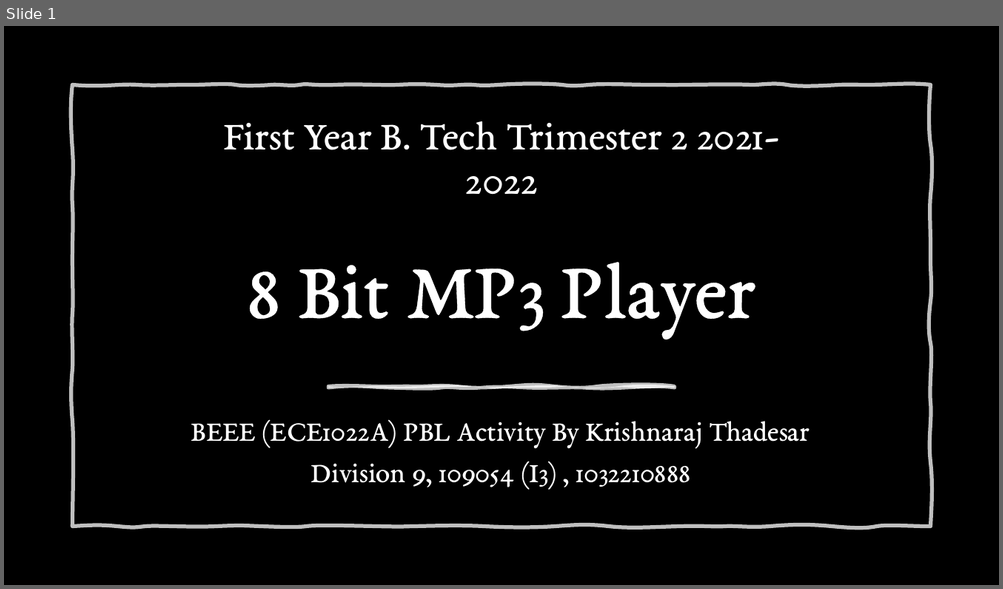
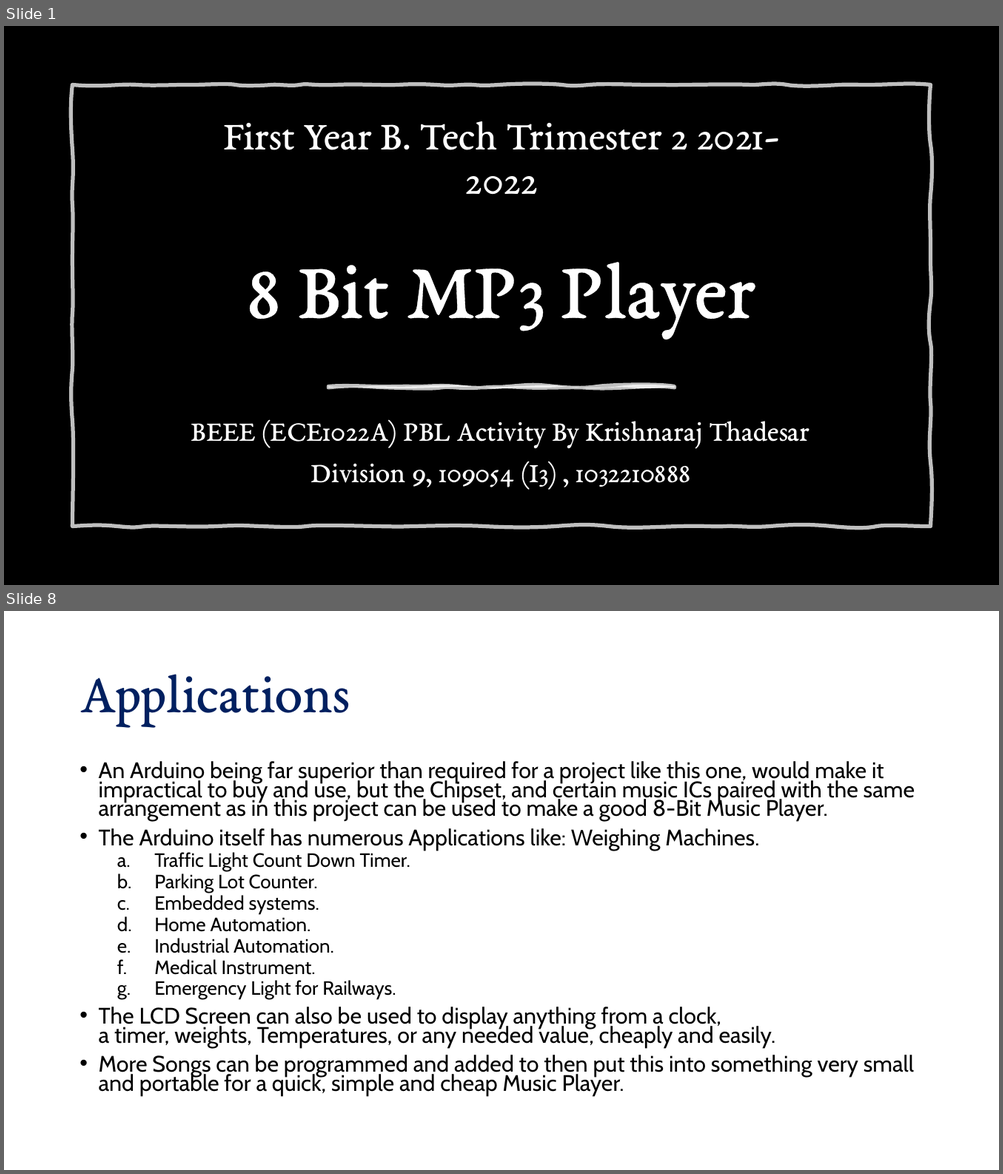
Before and after one commit to School-Related/First-Year, a slide deck: Second Trimester/Basics of Electrical and Electronics Engineering/Lab/Project/[2022] [1st Yr] PBL Activity 8 Bit MP3 Player PPT.pptx. Shown one above the other, each under a label of ours: slide 1 before the commit, slides 1 and 8 after it; the slides between them are not shown. The pictures are 1003x589 and 1003x1174 pixels, drawn with LibreOffice and Linux fonts; fonts in the diff are those of the drawing; background and template pictures are left out. Boxes give left, top, right and bottom in pixels: in the first picture for what was removed or moved away, otherwise in the second. Text is boxed around its words. In the diff, an @@ line names an element or a change of style, - is before the commit and + after.

```diff
--- a/Second Trimester/Basics of Electrical and Electronics Engineering/Lab/Project/[2022] [1st Yr] PBL Activity 8 Bit MP3 Player PPT.pptx
+++ b/Second Trimester/Basics of Electrical and Electronics Engineering/Lab/Project/[2022] [1st Yr] PBL Activity 8 Bit MP3 Player PPT.pptx
@@ slide 8 added at [4,611,999,1170], background #FFFFFF @@
@@ title added at [79,674,350,727], 54 pt, text #002060 @@
+Applications
@@ text added at [99,761,914,1096], 21.7 pt, text #000000 @@
+• An Arduino being far superior than required for a project like this one, would make it impractical to buy and use, but the Chipset, and certain music ICs paired with the same arrangement as in this project can be used to make a good 8-Bit Music Player.
+• The Arduino itself has numerous Applications like: Weighing Machines.
+  a. Traffic Light Count Down Timer.
+  b. Parking Lot Counter.
+  c. Embedded systems.
+  d. Home Automation.
+  e. Industrial Automation.
+  f. Medical Instrument.
+  g. Emergency Light for Railways.
+• The LCD Screen can also be used to display anything from a clock, a timer, weights, Temperatures, or any needed value, cheaply and easily.
+• More Songs can be programmed and added to then put this into something very small and portable for a quick, simple and cheap Music Player.
```
Also in this commit, not shown: 3 slides changed, 6 other slides added, 3 slides removed, 4 other files.
